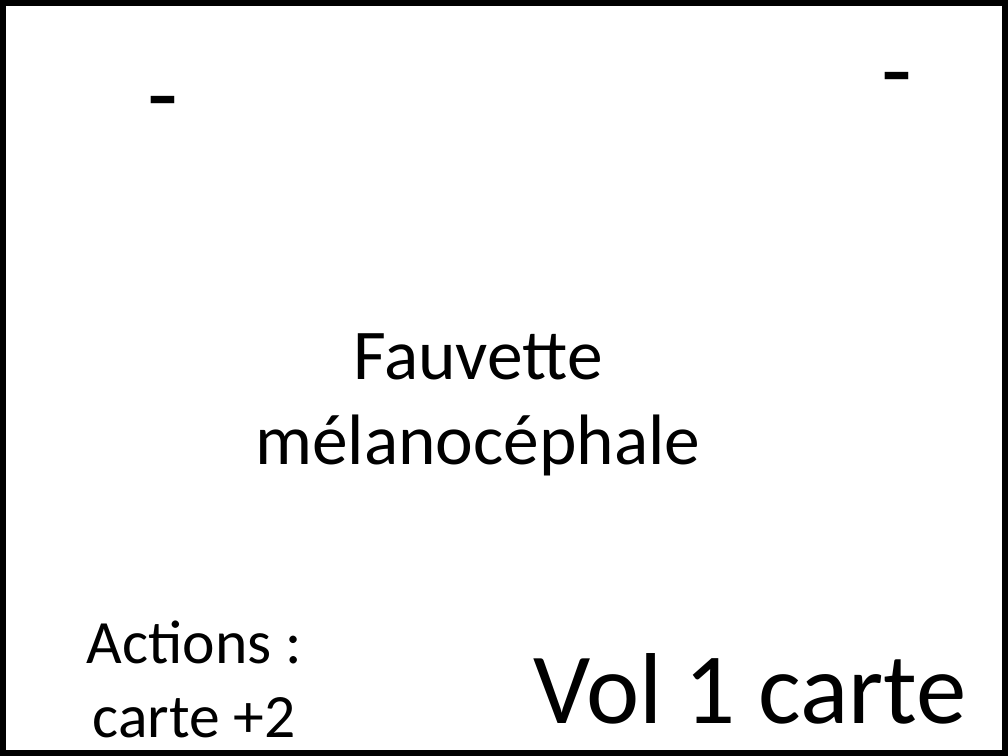
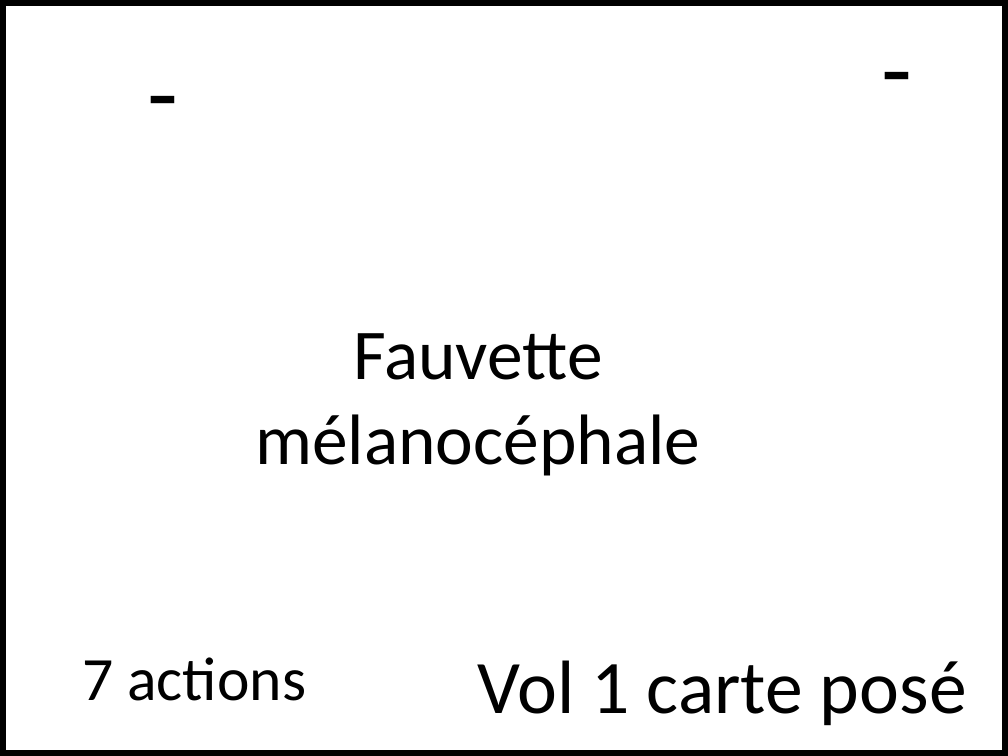
Before and after one commit to NaturalSolutions/SecretOFGaiaOfTheDead, a slide deck: slide 15 of Docs/CartesRetard.pptx. Drawn at 1008x756 pixels with LibreOffice and Linux fonts; fonts in the diff are those of the drawing. Boxes give left, top, right and bottom in pixels: in the first picture for what was removed or moved away, otherwise in the second. Text is boxed around its words. In the diff, an @@ line names an element or a change of style, - is before the commit and + after.

```diff
--- a/Docs/CartesRetard.pptx
+++ b/Docs/CartesRetard.pptx
@@ text at box(82, 657, 306, 701): text changed @@
-Actions : carte +2
+7 actions
@@ text at box(478, 660, 967, 726): text changed; size 72 to 54 pt @@
-Vol 1 carte
+Vol 1 carte posé
```
Also in this commit, not shown: 3 other slides changed, 1 other file.
